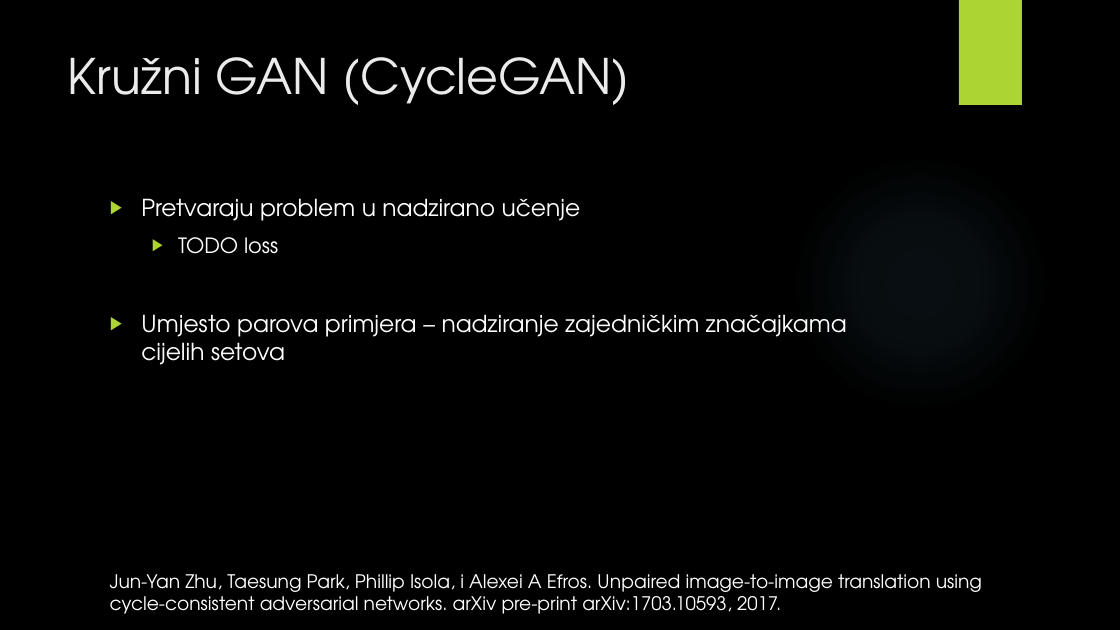
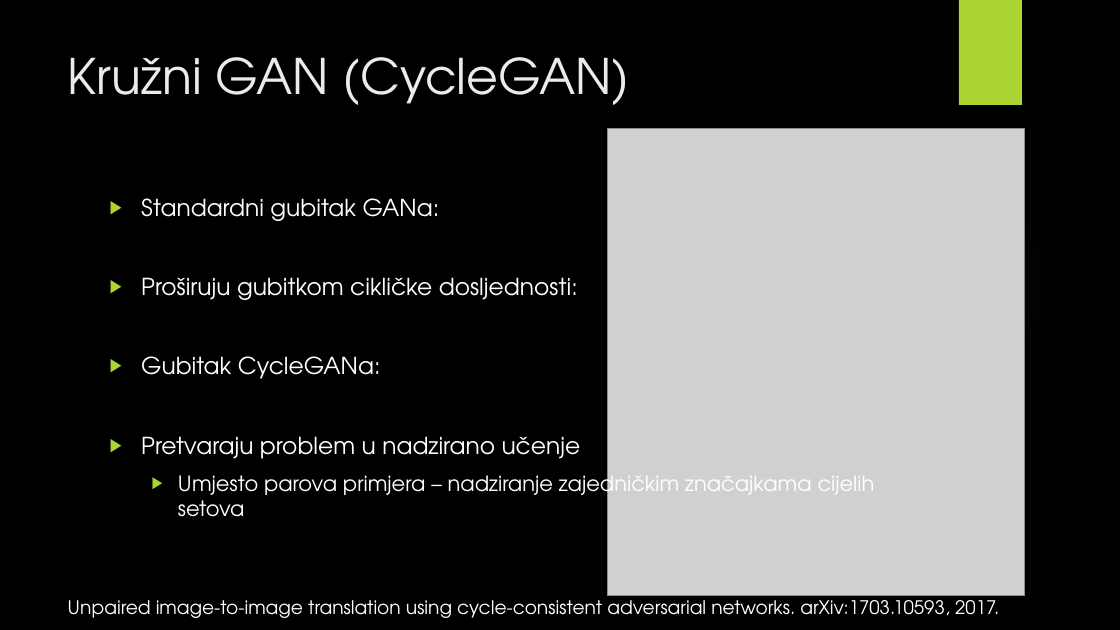
Before and after one commit to v-silverfin/fer-graduate-seminar, a slide deck: slide 14 of kvukic-seminar-presentation-2018.pptx (slide 15 before the commit). Drawn at 1120x630 pixels with LibreOffice and Linux fonts; fonts in the diff are those of the drawing; grey boxes stand for pictures; background and template pictures are left out. Boxes give left, top, right and bottom in pixels: in the first picture for what was removed or moved away, otherwise in the second. Text is boxed around its words. In the diff, an @@ line names an element or a change of style, - is before the commit and + after.

```diff
--- a/kvukic-seminar-presentation-2018.pptx
+++ b/kvukic-seminar-presentation-2018.pptx
@@ picture added at <box>607,129,1024,597</box> @@
@@ text at <box>141,198,578,379</box>: paragraphs added @@
+▶ Standardni gubitak GANa:
+▶ Proširuju gubitkom cikličke dosljednosti:
+▶ Gubitak CycleGANa:
@@ text at <box>178,237,278,254</box>: paragraph removed @@
-  ▶ TODO loss
@@ text at <box>178,469,875,517</box>: size 20 to 18 pt in "Umjesto parova primjera – nadziranje zajedničkim značajkama ..."; list level 1 to 2 in "Umjesto parova primjera – nadziranje ..." @@
@@ text at <box>68,595,999,618</box>: text changed @@
-Jun-Yan Zhu, Taesung Park, Phillip Isola, i Alexei A Efros. Unpaired image-to-image translation using cycle-consistent adversarial networks. arXiv pre-print arXiv:1703.10593, 2017.
+Unpaired image-to-image translation using cycle-consistent adversarial networks. arXiv:1703.10593, 2017.
```
Also in this commit, not shown: 9 other slides changed, 4 slides added, 1 slide removed, 3 other files.
